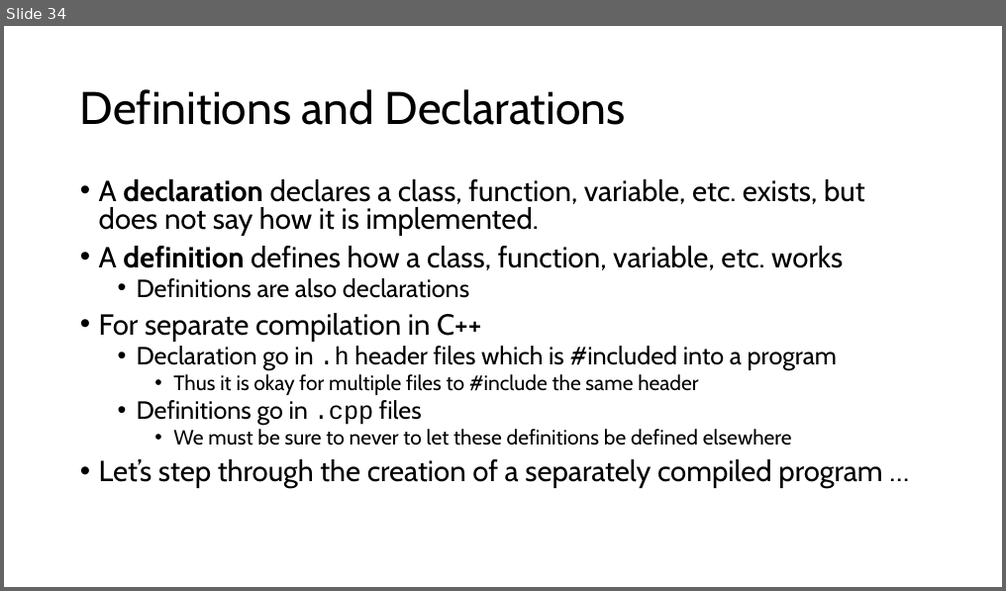
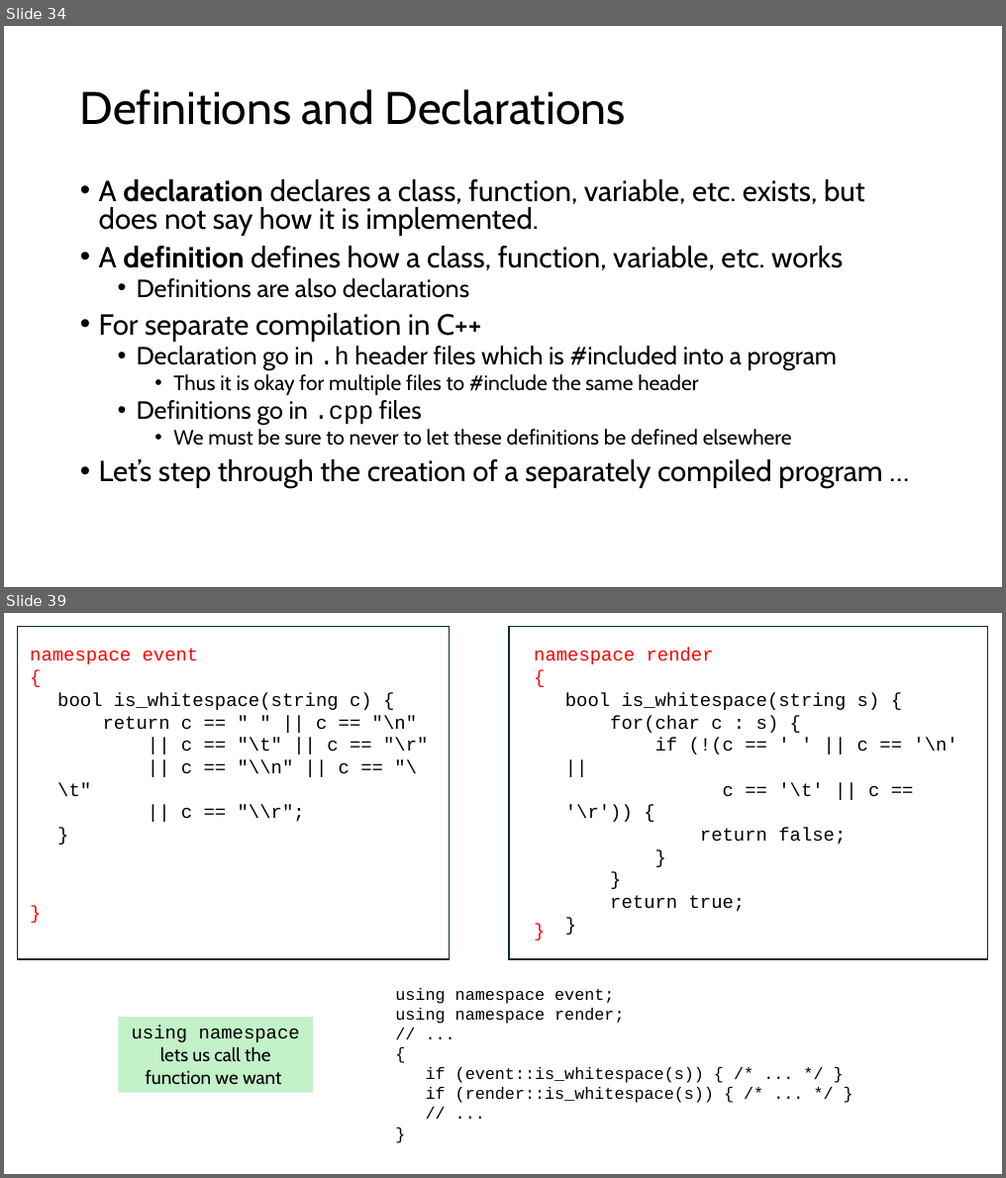
Before and after one commit to tjd1234/cmpt125spring2026, a slide deck: notes/week8/week8.pptx. Shown one above the other, each under a label of ours: slide 34 before the commit, slides 34 and 39 after it; the slides between them are not shown. The pictures are 1006x591 and 1006x1178 pixels, drawn with LibreOffice and Linux fonts; fonts in the diff are those of the drawing. Boxes give left, top, right and bottom in pixels: in the first picture for what was removed or moved away, otherwise in the second. Text is boxed around its words. In the diff, an @@ line names an element or a change of style, - is before the commit and + after.

```diff
--- a/notes/week8/week8.pptx
+++ b/notes/week8/week8.pptx
@@ slide 39 added at <box>4,613,1002,1174</box>, background #FFFFFF @@
@@ rectangle added at <box>18,627,449,959</box>, outline #092A39 1.5 pt @@
@@ rectangle added at <box>509,627,988,959</box>, outline #092A39 1.5 pt @@
@@ text added at <box>30,648,199,664</box>, 18 pt, text #FF0000 @@
+namespace event {
@@ text added at <box>534,648,714,664</box>, 18 pt, text #FF0000 @@
+namespace render {
@@ text added at <box>57,693,428,822</box>, 18 pt, text #000000 @@
+bool is_whitespace(string c) {
+return c == " " || c == "\n"
+|| c == "\t" || c == "\r"
+|| c == "\\n" || c == "\\t"
+|| c == "\\r";
+}
@@ text added at <box>565,693,957,908</box>, 18 pt, text #000000 @@
+bool is_whitespace(string s) {
+for(char c : s) {
+if (!(c == ' ' || c == '\n' ||
+c == '\t' || c == '\r')) {
+return false;
+}
+}
+return true;
+}
@@ text added at <box>23,897,49,927</box>, 18 pt, text #FF0000 @@
+}
@@ text added at <box>527,916,552,946</box>, 18 pt, text #FF0000 @@
+}
@@ text added at <box>395,988,714,1103</box>, 16 pt, text #000000 @@
+using namespace event;
+using namespace render;
+// ...
+{
+if (event::is_whitespace(s)) { /* ... */ }
+if (render::is_whitespace(s)) { /* ... */ }
+// ...
+}
@@ rectangle added at <box>119,1017,313,1093</box>, fill #C2F1C8, 18 pt, text #000000 @@
+using namespace lets us call the function we want
```
Also in this commit, not shown: 19 other slides added, 6 other files.
